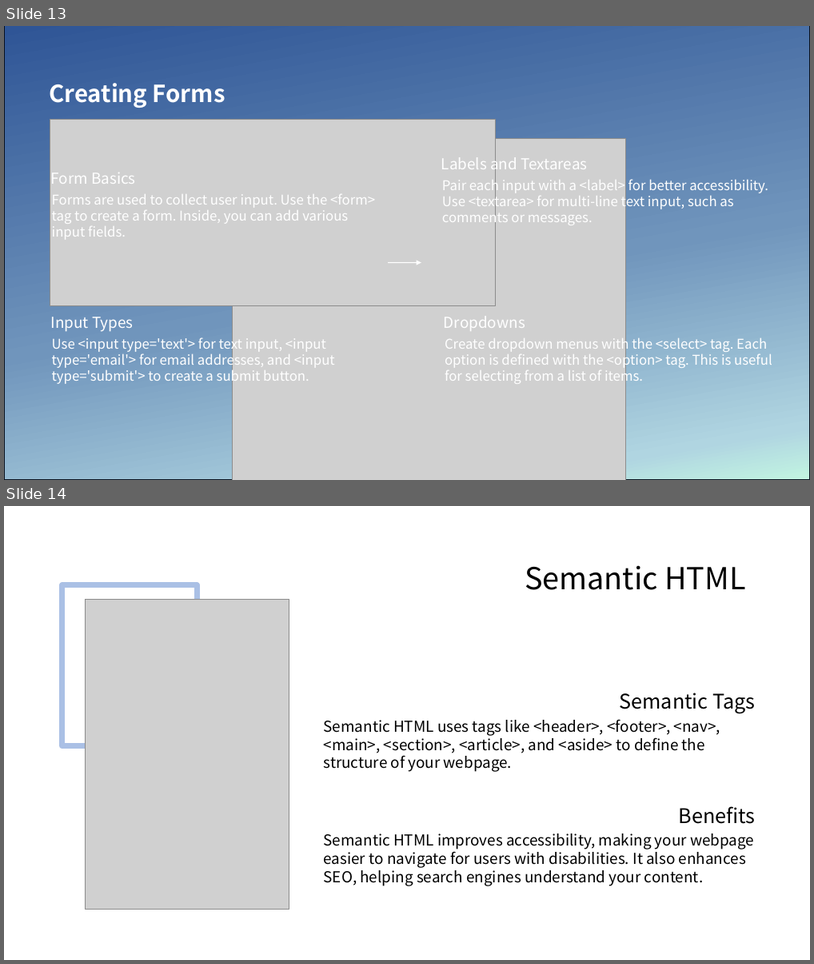
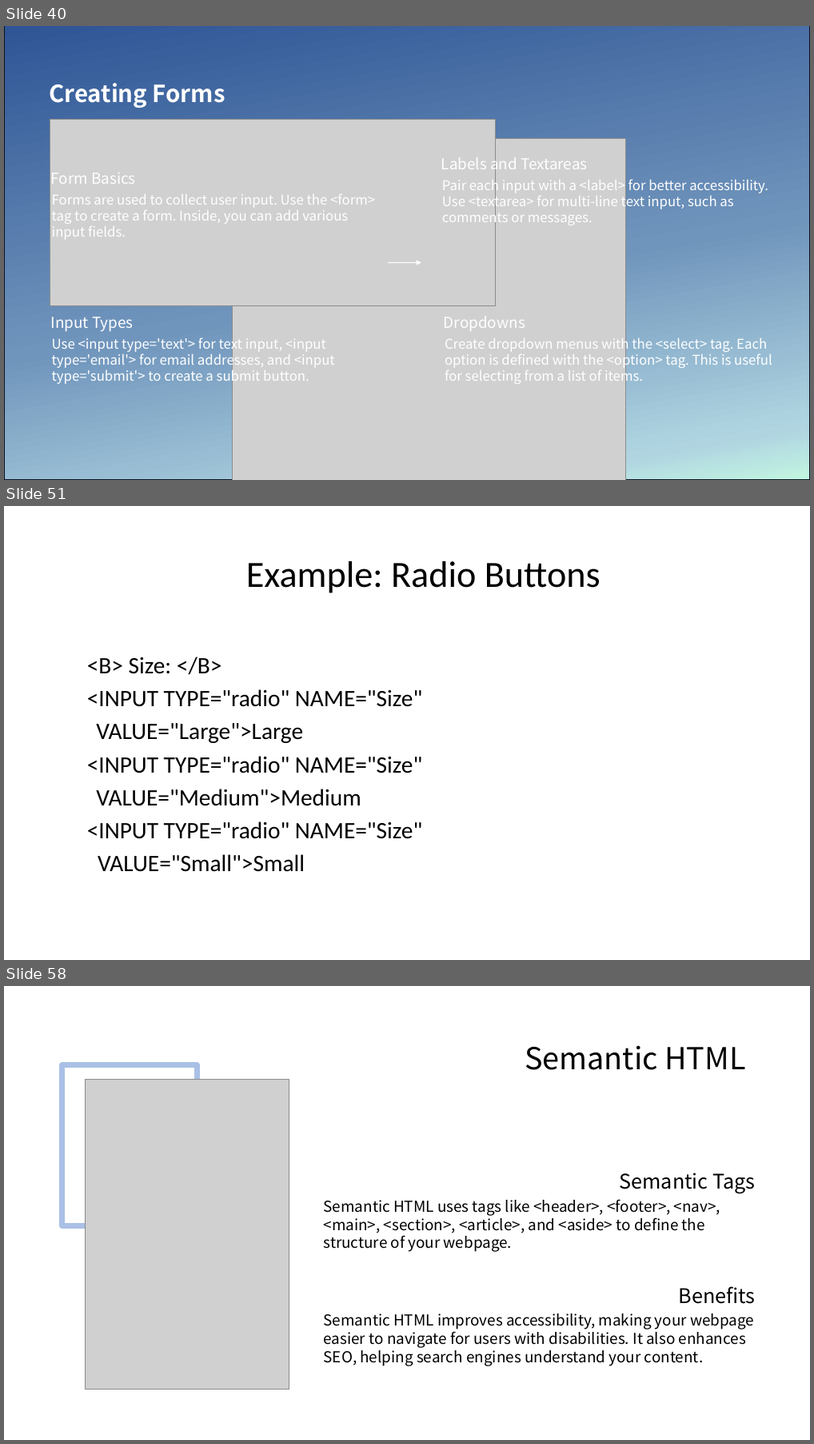
Before and after one commit to seanwhs/HTML-Crash-Course, a slide deck: HTML Crash Course – 1 Day.pptx. Shown one above the other, each under a label of ours: slides 13 and 14 before the commit, slides 40, 51 and 58 after it; the slides between them are not shown. The pictures are 814x964 and 814x1444 pixels, drawn with LibreOffice and Linux fonts; fonts in the diff are those of the drawing; grey boxes stand for pictures. Boxes give left, top, right and bottom in pixels: in the first picture for what was removed or moved away, otherwise in the second. Text is boxed around its words. In the diff, an @@ line names an element or a change of style, - is before the commit and + after.

```diff
--- a/HTML Crash Course – 1 Day.pptx
+++ b/HTML Crash Course – 1 Day.pptx
@@ slide 51 added at box(4, 506, 810, 960), background #FFFFFF @@
@@ text added at box(246, 561, 601, 593), 44 pt, text #000000 @@
+Example: Radio Buttons
@@ text added at box(87, 656, 422, 872), 28 pt, text #000000 @@
+  <B> Size: </B>
+<INPUT TYPE="radio" NAME="Size"
+VALUE="Large">Large
+<INPUT TYPE="radio" NAME="Size"
+VALUE="Medium">Medium
+<INPUT TYPE="radio" NAME="Size"
+VALUE="Small">Small
@@ what was slide 13 is now slide 40 @@
@@ what was slide 14 is now slide 58 @@
```
Also in this commit, not shown: 1 slide changed, 44 other slides added.
